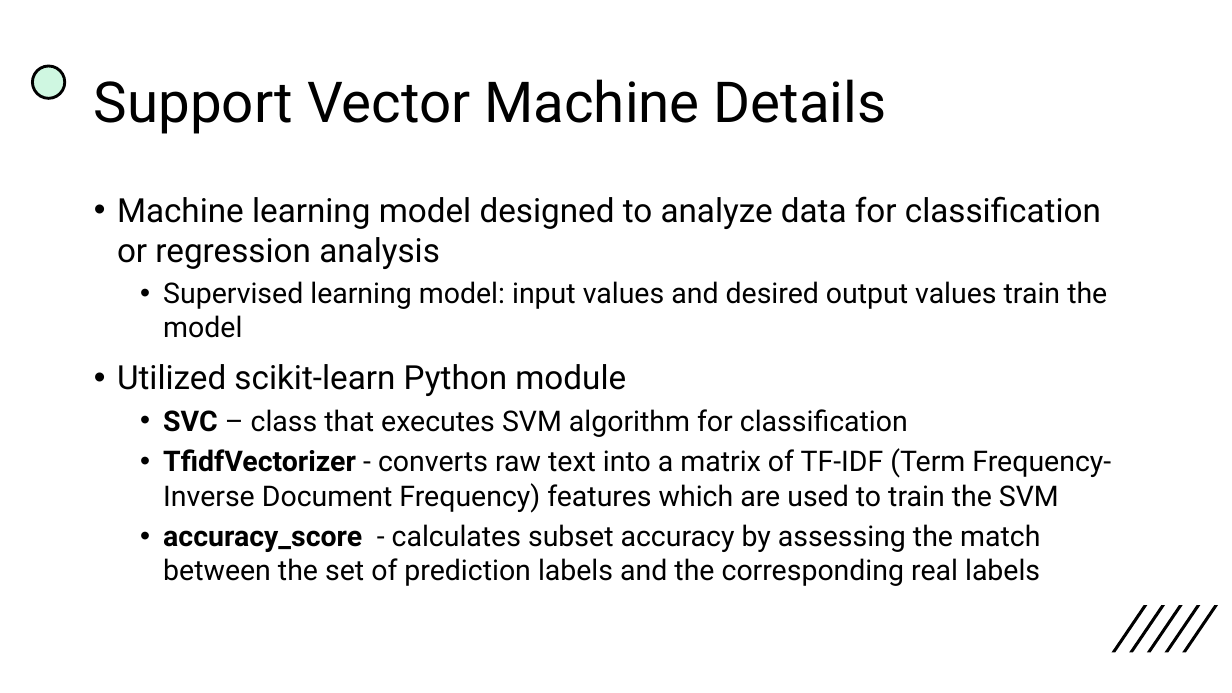
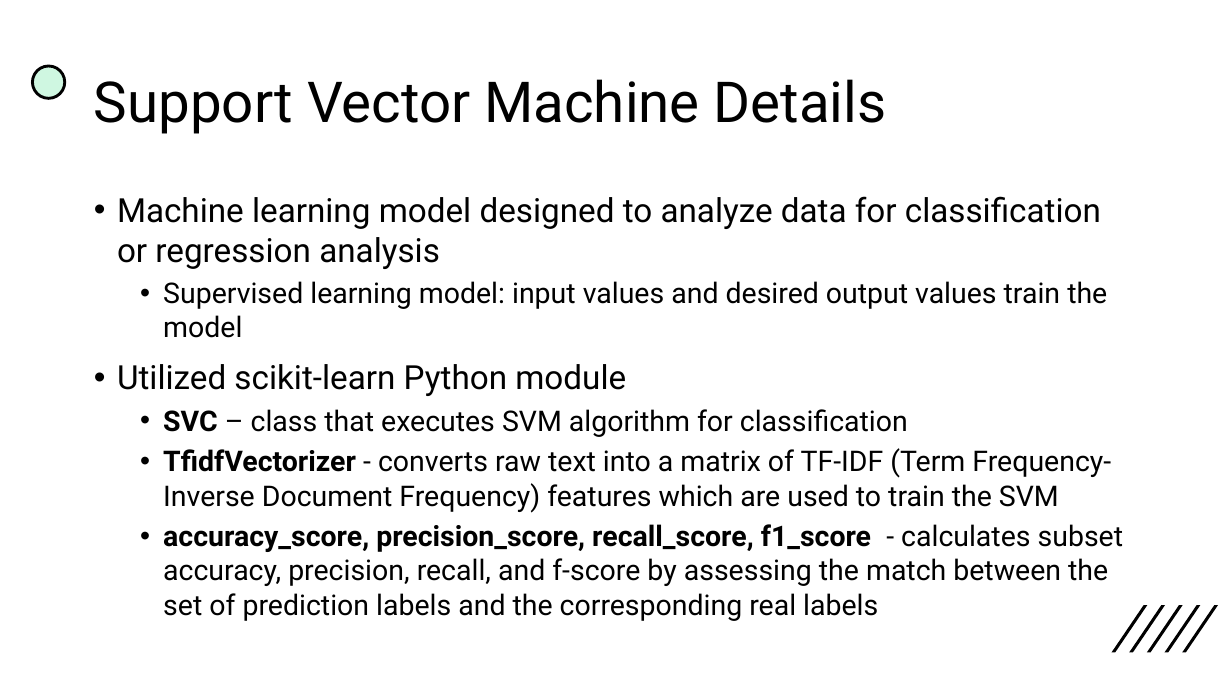
Before and after one commit to madicoulson/App-Review-Analysis, a slide deck: slide 4 of SVM for App Review Analysis.pptx. Drawn at 1232x693 pixels with LibreOffice and Linux fonts; fonts in the diff are those of the drawing. Boxes give left, top, right and bottom in pixels: in the first picture for what was removed or moved away, otherwise in the second. Text is boxed around its words. In the diff, an @@ line names an element or a change of style, - is before the commit and + after.

```diff
--- a/SVM for App Review Analysis.pptx
+++ b/SVM for App Review Analysis.pptx
@@ text at (x1=163, y1=524, x2=1123, y2=621): text changed @@
-  • accuracy_score - calculates subset accuracy by assessing the match between the set of prediction labels and the corresponding real labels
+  • accuracy_score, precision_score, recall_score, f1_score - calculates subset accuracy, precision, recall, and f-score by assessing the match between the set of prediction labels and the corresponding real labels
```
Also in this commit, not shown: 3 other slides changed.
